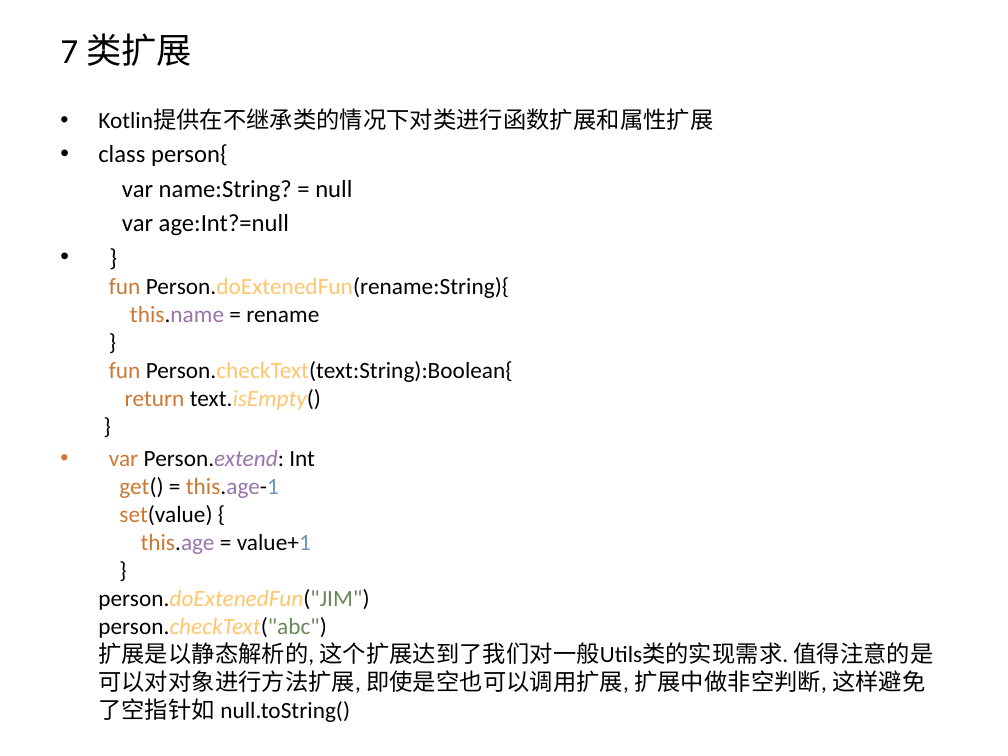
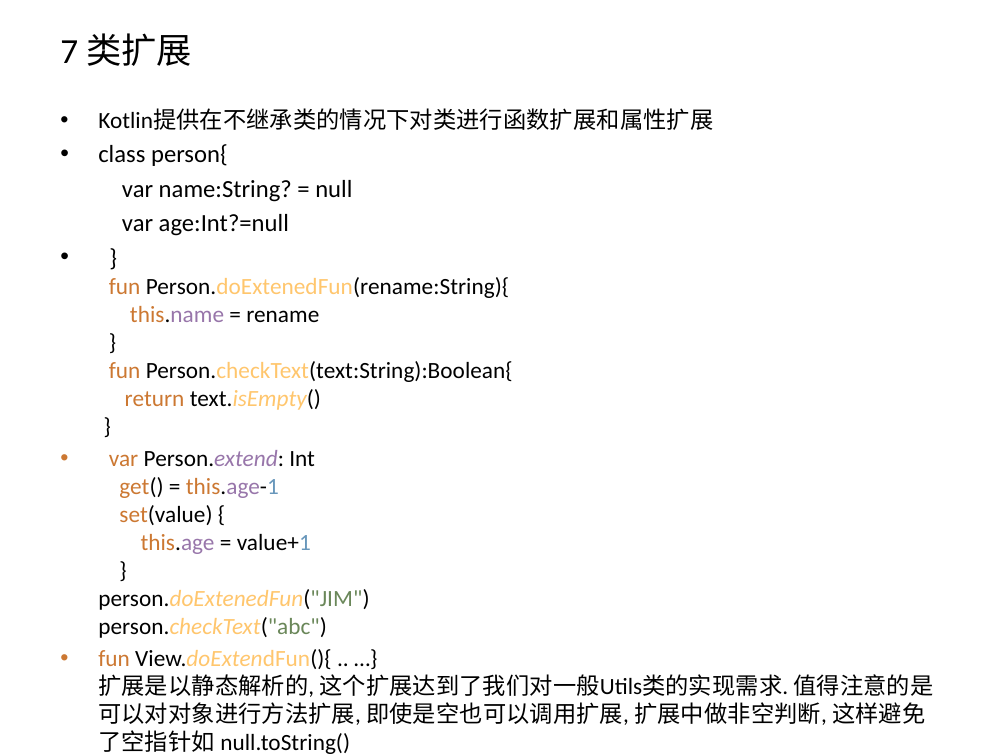
Before and after one commit to zxf2871/KotlinStudy, a slide deck: slide 20 of Kotlin初探.pptx. Drawn at 1008x756 pixels with LibreOffice and Linux fonts; fonts in the diff are those of the drawing. Boxes give left, top, right and bottom in pixels: in the first picture for what was removed or moved away, otherwise in the second. Text is boxed around its words. In the diff, an @@ line names an element or a change of style, - is before the commit and + after.

```diff
--- a/Kotlin初探.pptx
+++ b/Kotlin初探.pptx
@@ text at [98,450,934,725]: text changed @@
-• var Person.extend: Int
-  get() = this.age-1
-  set(value) {
-  this.age = value+1
-  }
-  person.doExtenedFun("JIM")
-  person.checkText("abc")
-  扩展是以静态解析的, 这个扩展达到了我们对一般Utils类的实现需求. 值得注意的是可以对对象进行方法扩展, 即使是空也可以调用扩展, 扩展中做非空判断, 这样避免了空指针如 null.toString()
+• var Person.extend: Int
+  get() = this.age-1
+  set(value) {
+  this.age = value+1
+  }
+  person.doExtenedFun("JIM")
+  person.checkText("abc")
+• fun View.doExtendFun(){ .. …}
+  扩展是以静态解析的, 这个扩展达到了我们对一般Utils类的实现需求. 值得注意的是可以对对象进行方法扩展, 即使是空也可以调用扩展, 扩展中做非空判断, 这样避免了空指针如 null.toString()
```
Also in this commit, not shown: 5 other slides changed, 1 slide added, 2 slides removed.
